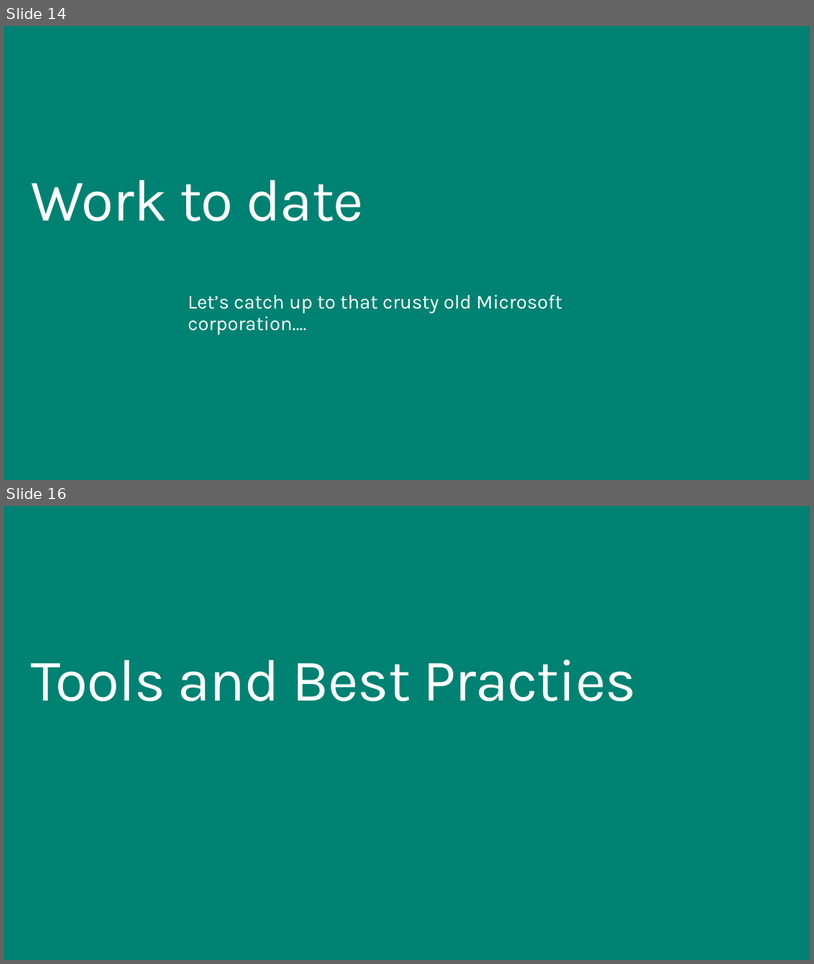
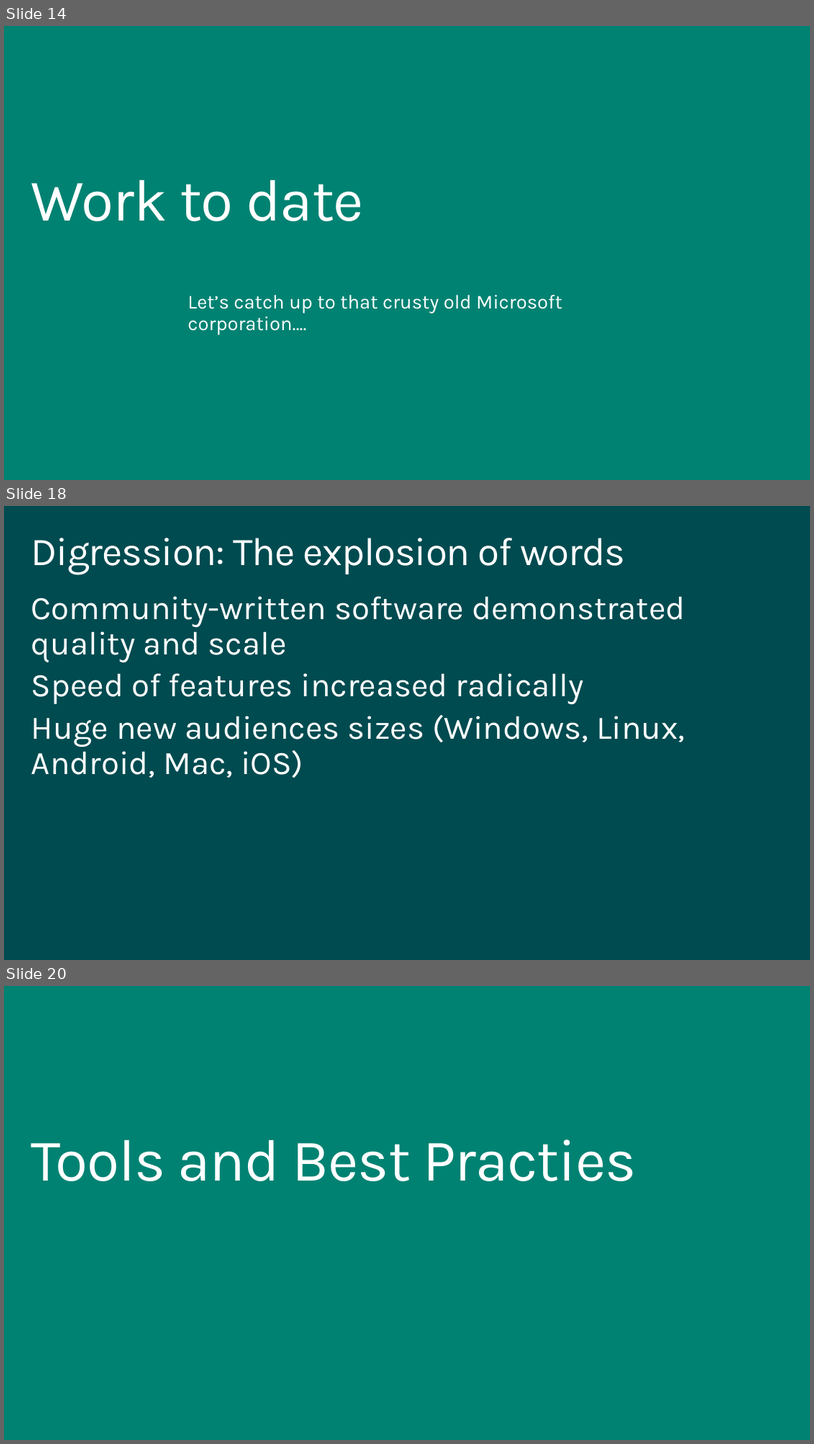
Before and after one commit to squillace/presentations, a slide deck: idw-2015/Content Matters-Open Authoring and Collaboration Across Disciplines.pptx. Shown one above the other, each under a label of ours: slides 14 and 16 before the commit, slides 14, 18 and 20 after it; the slides between them are not shown. The pictures are 814x964 and 814x1444 pixels, drawn with LibreOffice and Linux fonts; fonts in the diff are those of the drawing; background and template pictures are left out. Boxes give left, top, right and bottom in pixels: in the first picture for what was removed or moved away, otherwise in the second. Text is boxed around its words. In the diff, an @@ line names an element or a change of style, - is before the commit and + after.

```diff
--- a/idw-2015/Content Matters-Open Authoring and Collaboration Across Disciplines.pptx
+++ b/idw-2015/Content Matters-Open Authoring and Collaboration Across Disciplines.pptx
@@ slide 18 added at [4,506,810,960], background #004B50 @@
@@ title added at [31,538,625,575], 48 pt, text #FFFFFF @@
+Digression: The explosion of words
@@ text added at [31,596,686,777], 40 pt, text #FFFFFF @@
+Community-written software demonstrated quality and scale
+Speed of features increased radically
+Huge new audiences sizes (Windows, Linux, Android, Mac, iOS)
@@ what was slide 16 is now slide 20 @@
```
Also in this commit, not shown: 3 slides changed, 3 other slides added, 1 slide removed.
